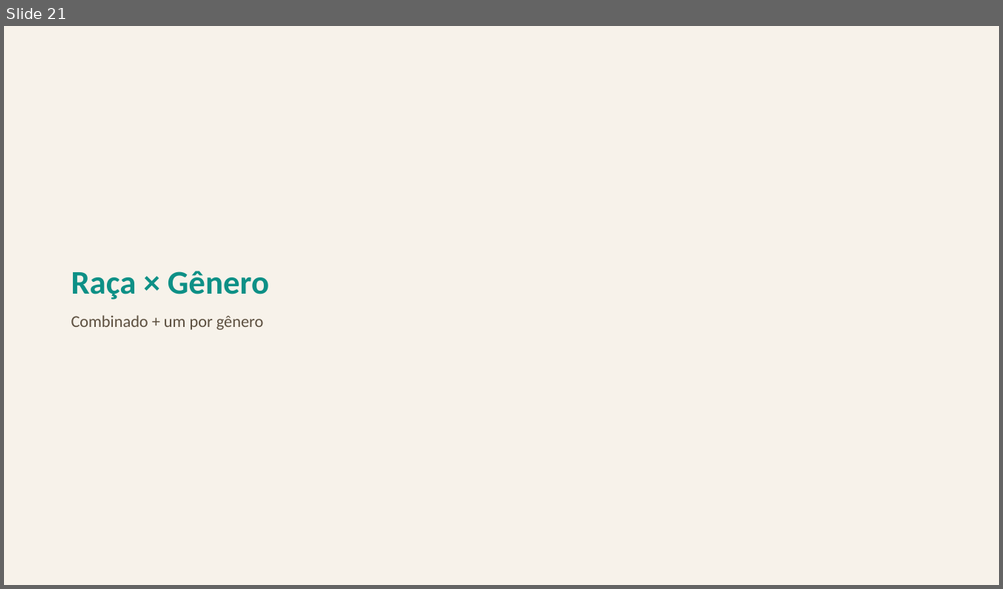
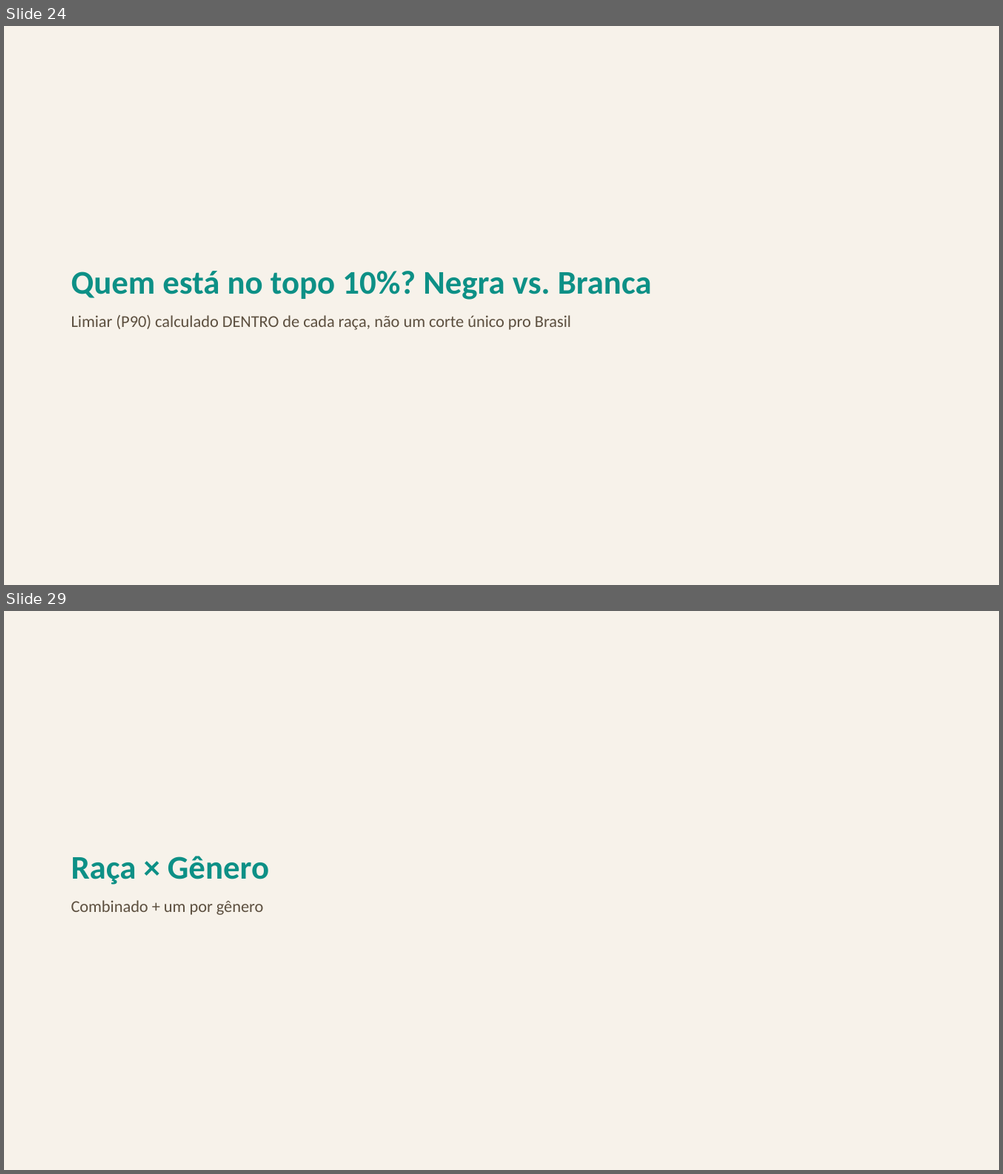
Before and after one commit to FelipeSantanaJ/Hub-Racial-Brasil, a slide deck: docs/Datahub_Racial_Brasil_Fase1.pptx. Shown one above the other, each under a label of ours: slide 21 before the commit, slides 24 and 29 after it; the slides between them are not shown. The pictures are 1003x589 and 1003x1174 pixels, drawn with LibreOffice and Linux fonts; fonts in the diff are those of the drawing. Boxes give left, top, right and bottom in pixels: in the first picture for what was removed or moved away, otherwise in the second. Text is boxed around its words. In the diff, an @@ line names an element or a change of style, - is before the commit and + after.

Commit message:
Adiciona análise por geração e perfil do topo 10% de renda por raça
Resolve o viés de "faixa etária não acompanha as mesmas pessoas" (a PNAD
Contínua é um corte transversal repetido, não um painel de décadas):
adiciona geração como coorte de nascimento sintética (Baby Boomer/Geração
X/Millennial/Geração Z, método de Deaton 1985) e o hiato racial calculado
DENTRO de cada geração ao longo do tempo, em vez de misturar coortes
diferentes que passam pela mesma faixa etária em anos diferentes. Achado:
o hiato do Baby Boomer cresce conforme a coorte envelhece na janela
observada — provável efeito de seleção em quem permanece no mercado.

Adiciona também o perfil de quem está no topo 10% de renda DENTRO de cada
raça (limiar P90 próprio de Branca e de Negra, não um corte único pro
Brasil), decomposto por gênero/faixa etária/geração/escolaridade,
histórico desde 2012. Achado mais forte: o topo 10% dos negros ficou muito
mais escolarizado (38%→58% com Superior completo), mas ainda atrás do
topo dos brancos (~83%). Documenta o efeito de "heaping" de renda
autodeclarada (concentração em valores redondos) que faz o corte capturar
um pouco mais que 10% de fato, com uma coluna de diagnóstico transparente
em vez de uma correção de desempate fora de escopo.

59 gráficos (era 53), apresentação com 77 slides (era 69), 19 datasets
(era 16).

```diff
--- a/docs/Datahub_Racial_Brasil_Fase1.pptx
+++ b/docs/Datahub_Racial_Brasil_Fase1.pptx
@@ slide 24 added at (4,26,999,585), background #F7F2EA @@
@@ text added at (71,271,652,330), 16 pt, text #5C4F3F @@
+Quem está no topo 10%? Negra vs. Branca
+Limiar (P90) calculado DENTRO de cada raça, não um corte único pro Brasil
@@ what was slide 21 is now slide 29 @@
```
Also in this commit, not shown: 7 other slides added, 32 other files.
